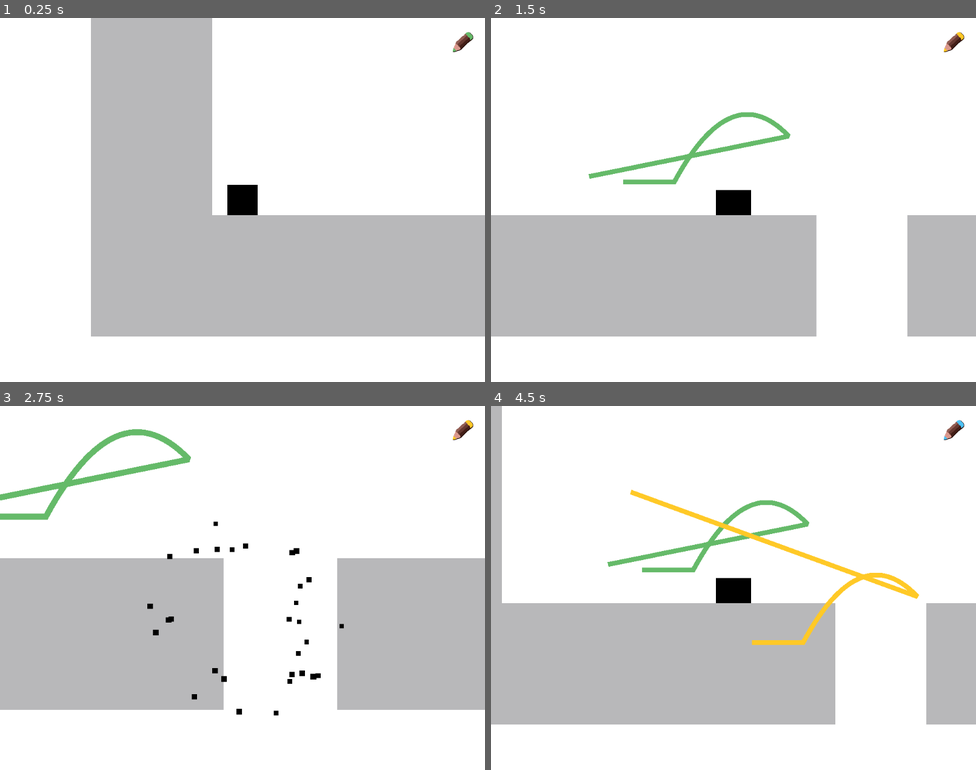
Above: before the commit, frames 1-4 (two rows, left to right).
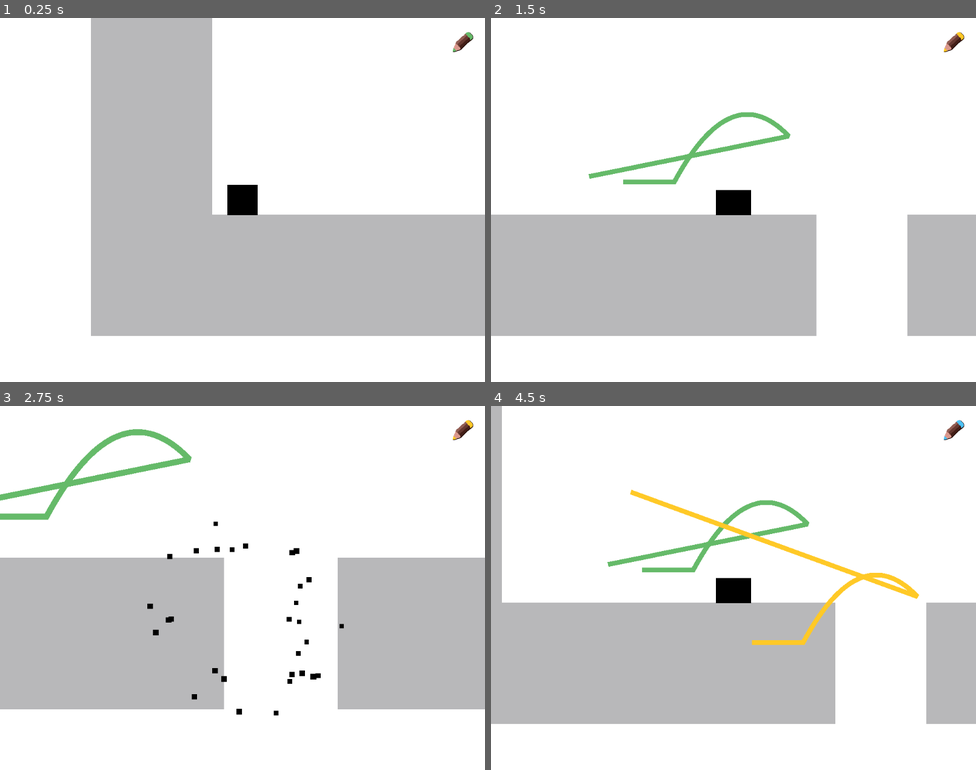
Above: after the commit, the same moments.

Repository: igaryhe/LD45
Game: Godot game, scene res://World.tscn
Same seed, same stepped clock (60 frames per second), same inputs: the game is played once before the commit and once after it. Sound files missing from this copy of the repository are replaced by a short silence.
Inputs (mouse positions are in pixels of both pictures, inside the frame that each line leads up to):
- Up to frame 1 (0.25 s): no input
- Up to frame 2 (1.5 s): tap Enter at 0.5 s; move the mouse to (840, 181) at 0.52 s; press the mouse at (840, 181) at 0.53 s; hold Right (ui_right) from 0.53 s (still down); tap Space (jump) at 0.77 s; move the mouse to (636, 218) at 1.27 s; release the mouse at (636, 218) at 1.28 s; tap C (switch_color) at 1.35 s
- Up to frame 3 (2.75 s): tap Space (jump) at 1.52 s; move the mouse to (291, 507) at 2.02 s; release Right (ui_right) at 2.03 s; hold Left (ui_left) from 2.03 s (still down); hold Mouse wheel up (zoom_in) from 2.03 s (still down)
- Up to frame 4 (4.5 s): move the mouse to (709, 660) at 2.77 s; release Left (ui_left) at 2.78 s; release Mouse wheel up (zoom_in) at 2.78 s; hold Right (ui_right) 2.78-4.28 s; tap Mouse wheel down (zoom_out) at 2.85 s; tap Space (jump) at 3.02, 3.77 s; move the mouse to (879, 642) at 3.52 s; press the mouse at (879, 642) at 3.53 s; move the mouse to (588, 533) at 4.27 s; release the mouse at (588, 533) at 4.28 s; hold Left (ui_left) from 4.28 s (still down); tap C (switch_color) at 4.35 s

The runs differ from the first frame. In frame 1, 0.2% of the frame differs, in the area x 18-100%, y 54-88%; in frame 2, 0.3%; in frame 3, 0.5%, in the area x 0-100%, y 6-84%; in frame 4, 0.3%.

Commit message:
resize player collider

Diff:
--- a/Player.tscn
+++ b/Player.tscn
@@ -8,7 +8,7 @@
 [ext_resource path="res://audio/Heart Beat.wav" type="AudioStream" id=6]
 
 [sub_resource type="RectangleShape2D" id=1]
-extents = Vector2( 32, 32 )
+extents = Vector2( 31, 31 )
 
 [sub_resource type="ParticlesMaterial" id=2]
 flag_disable_z = true
@@ -123,6 +123,7 @@
 autoplay = true
 
 [node name="Timer" type="Timer" parent="."]
+one_shot = true
 [connection signal="timeout" from="RespawnTimer" to="." method="init_pos"]
 [connection signal="finished" from="HeartBeat" to="." method="_on_hb_finished"]
 [connection signal="timeout" from="Timer" to="." method="_on_timer_timeout"]
